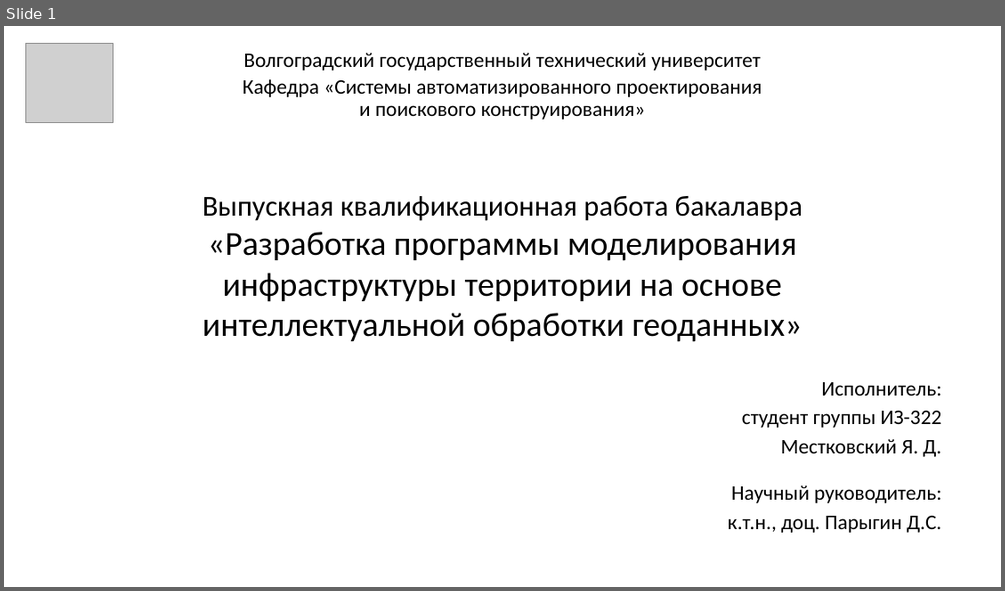
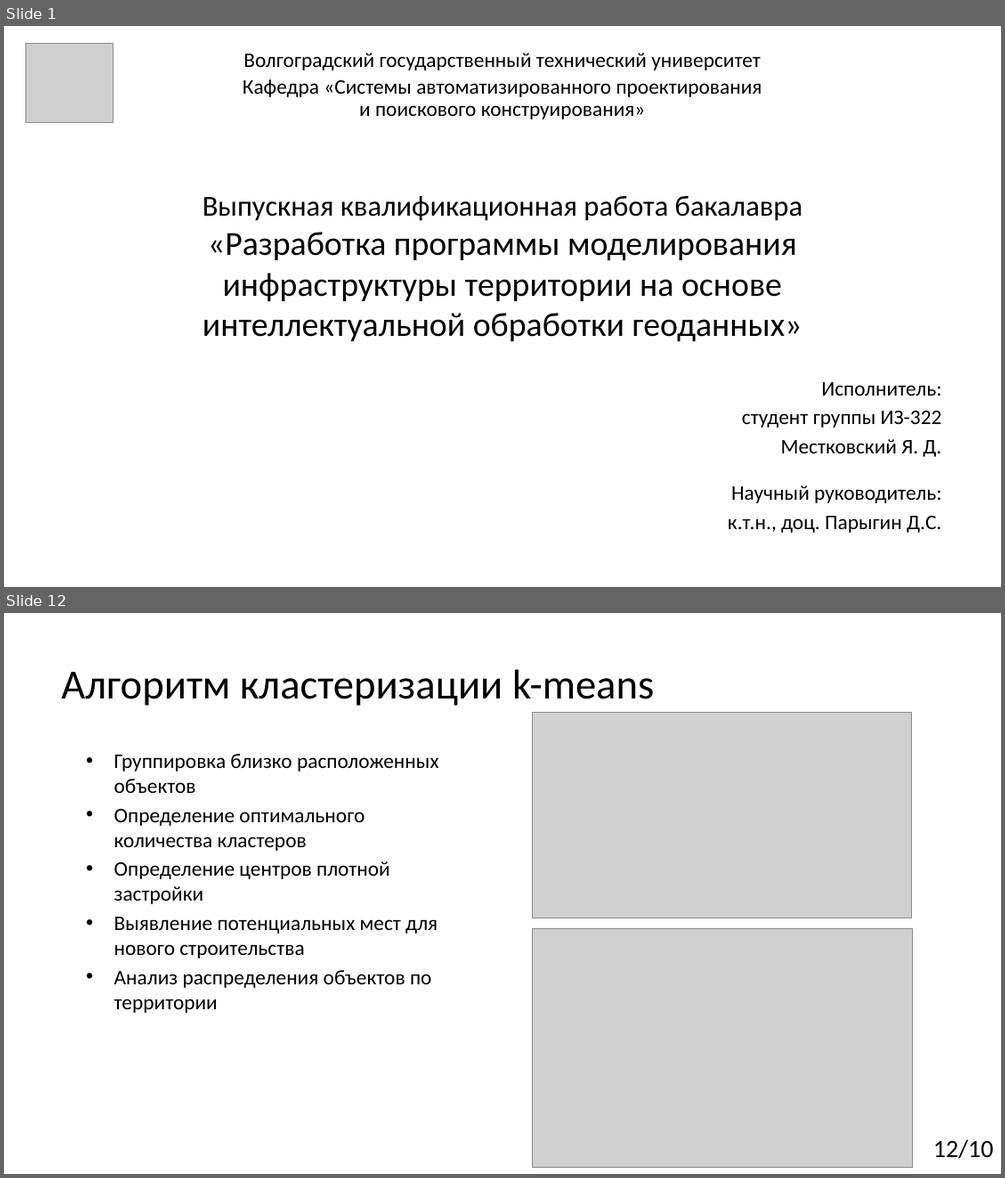
Before and after one commit to YaroslavMestkovsky/VKR, a slide deck: 3 [Презентация].pptx. Shown one above the other, each under a label of ours: slide 1 before the commit, slides 1 and 12 after it; the slides between them are not shown. The pictures are 1005x591 and 1005x1178 pixels, drawn with LibreOffice and Linux fonts; fonts in the diff are those of the drawing; grey boxes stand for pictures. Boxes give left, top, right and bottom in pixels: in the first picture for what was removed or moved away, otherwise in the second. Text is boxed around its words. In the diff, an @@ line names an element or a change of style, - is before the commit and + after.

```diff
--- a/3 [Презентация].pptx
+++ b/3 [Презентация].pptx
@@ slide 12 added at (4, 613, 1001, 1174), background #FFFFFF @@
@@ title added at (61, 669, 654, 706), 40 pt, text #000000 @@
+Алгоритм кластеризации k-means
@@ picture added at (533, 713, 911, 917) @@
@@ text added at (114, 754, 439, 1013), 20 pt, text #000000 @@
+• Группировка близко расположенных объектов
+• Определение оптимального количества кластеров
+• Определение центров плотной застройки
+• Выявление потенциальных мест для нового строительства
+• Анализ распределения объектов по территории
@@ picture added at (533, 929, 913, 1167) @@
@@ page number added at (933, 1139, 994, 1159), 24 pt, text #000000 @@
+12/10
```
Also in this commit, not shown: 4 slides changed, 14 other slides added, 14 slides removed, 1 other file.
